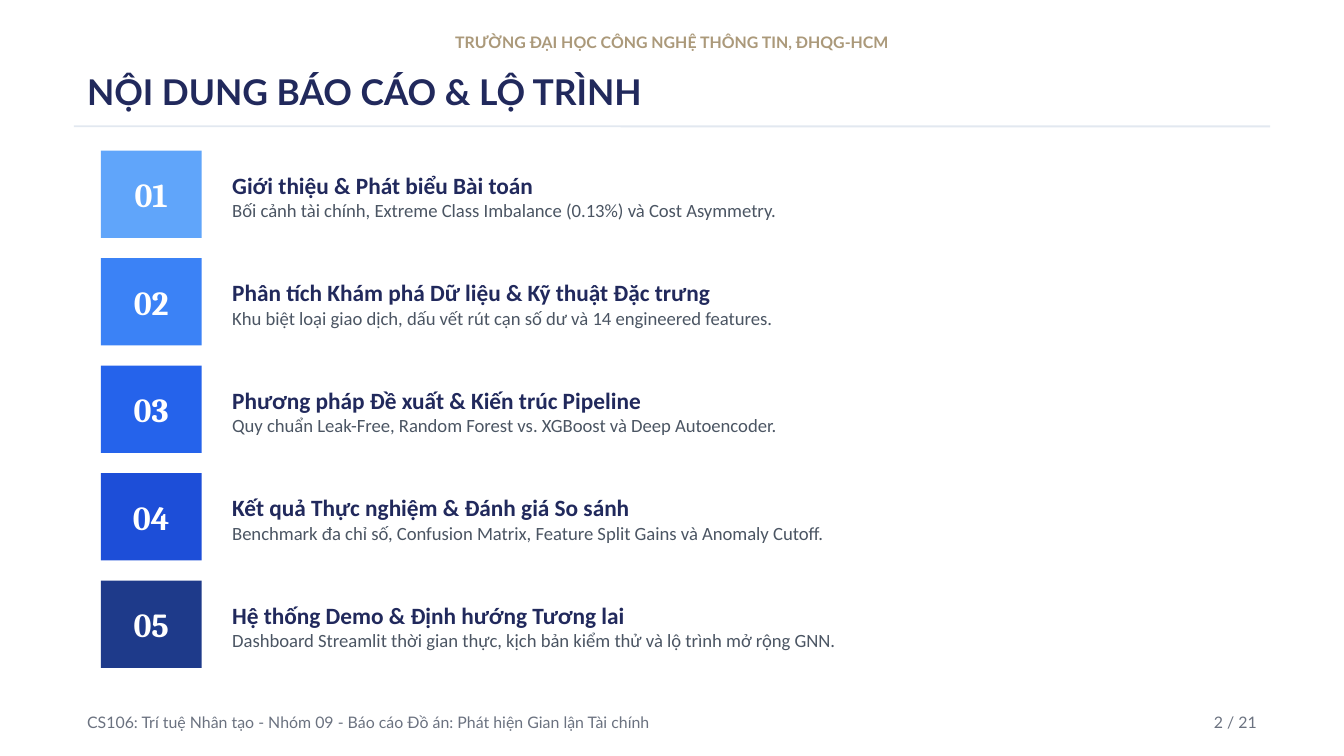
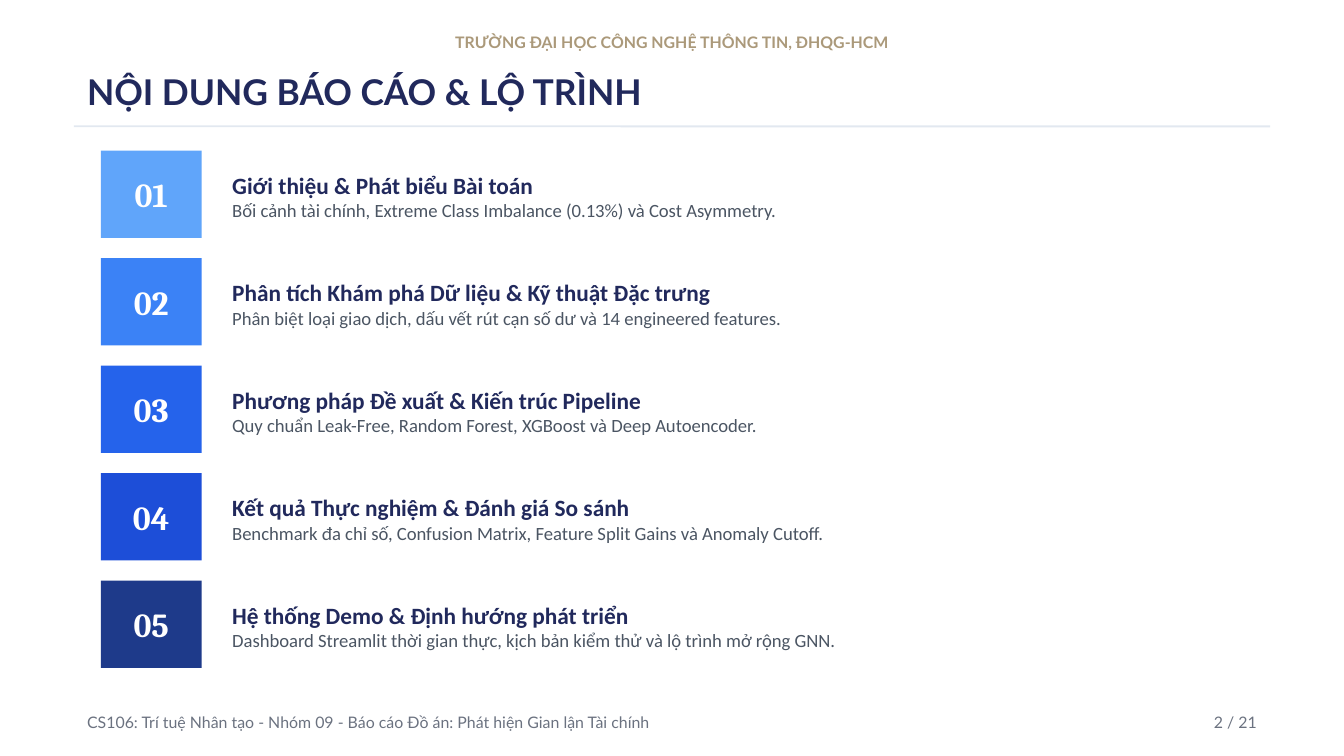
Before and after one commit to uit-25730067-chithanh/CS106-Team09-Fraud-Detection, a slide deck: slide 2 of draft/fraud-detection/slide/[Nhom9]_Slide_FraudDetection_Academic_VN.pptx. Drawn at 1344x756 pixels with LibreOffice and Linux fonts; fonts in the diff are those of the drawing. Boxes give left, top, right and bottom in pixels: in the first picture for what was removed or moved away, otherwise in the second. Text is boxed around its words. In the diff, an @@ line names an element or a change of style, - is before the commit and + after.

Commit message:
docs(slide): refine presentation script, update slide deck, and sync demo figure artifacts

```diff
--- a/draft/fraud-detection/slide/[Nhom9]_Slide_FraudDetection_Academic_VN.pptx
+++ b/draft/fraud-detection/slide/[Nhom9]_Slide_FraudDetection_Academic_VN.pptx
@@ text at (232, 284, 781, 328): text changed @@
-Phân tích Khám phá Dữ liệu & Kỹ thuật Đặc trưng
-Khu biệt loại giao dịch, dấu vết rút cạn số dư và 14 engineered features.
+Phân tích Khám phá Dữ liệu & Kỹ thuật Đặc trưng
+Phân biệt loại giao dịch, dấu vết rút cạn số dư và 14 engineered features.
@@ text at (232, 391, 756, 435): text changed @@
-Phương pháp Đề xuất & Kiến trúc Pipeline
-Quy chuẩn Leak-Free, Random Forest vs. XGBoost và Deep Autoencoder.
+Phương pháp Đề xuất & Kiến trúc Pipeline
+Quy chuẩn Leak-Free, Random Forest, XGBoost và Deep Autoencoder.
@@ text at (232, 605, 835, 650): text changed @@
-Hệ thống Demo & Định hướng Tương lai
-Dashboard Streamlit thời gian thực, kịch bản kiểm thử và lộ trình mở rộng GNN.
+Hệ thống Demo & Định hướng phát triển
+Dashboard Streamlit thời gian thực, kịch bản kiểm thử và lộ trình mở rộng GNN.
```
Also in this commit, not shown: 14 other slides changed, 12 other files.
